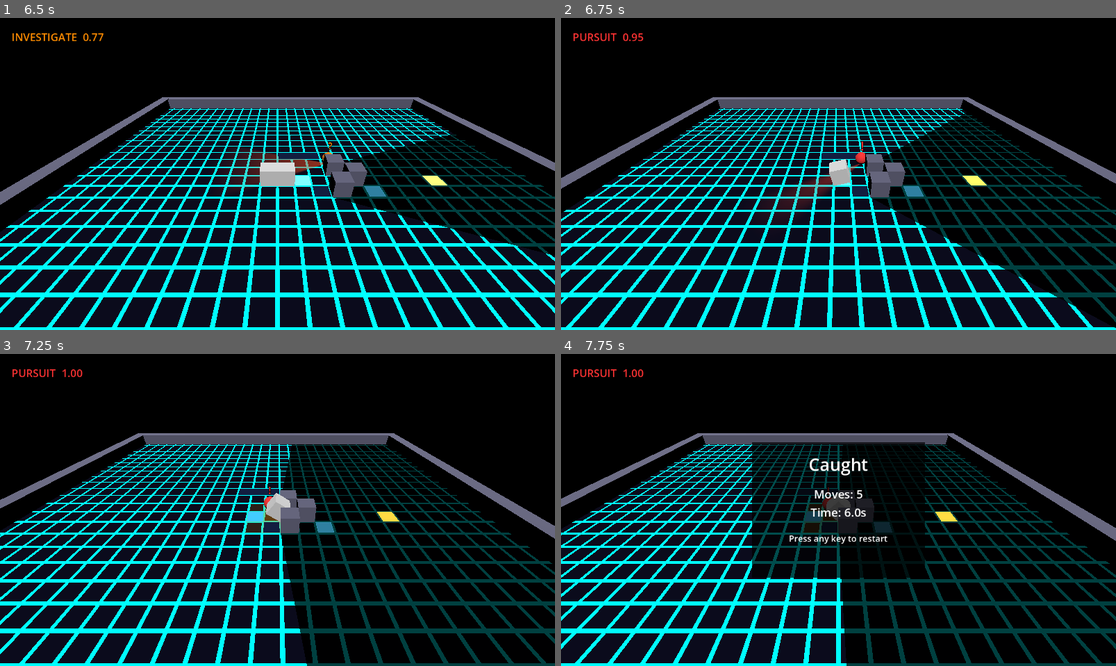
Above: before the commit, frames 1-4 (two rows, left to right).
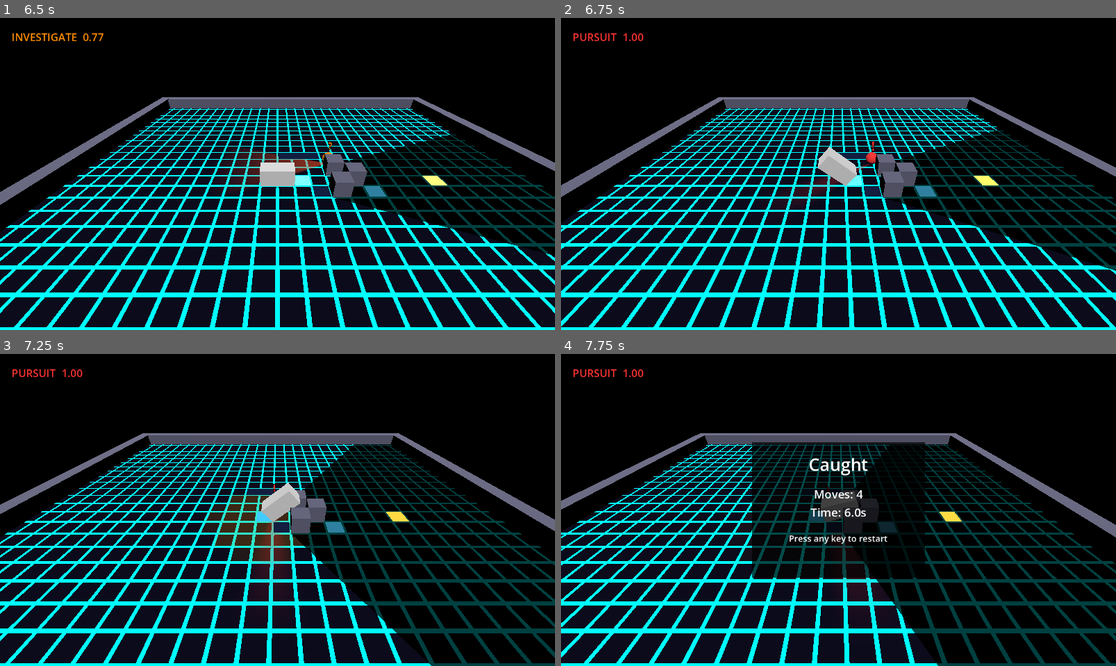
Above: after the commit, the same moments.

Repository: StevenLong/cube
Game: Godot game, scene res://main_menu.tscn
The game is run twice, just before and just after one commit, with the same random seed, the same clock (stepped at 60 frames per second) and the same inputs.
Inputs:
- Up to frame 1 (6.5 s): click "Sandbox" at 0.5 s; tap Enter at 1.25, 2.75, 4.25 s; hold Right (move_right) 1.28-2.03 s; hold Space (dodge) 1.28-2.03 s; tap E (extend) at 1.55, 2.1, 3.05 s; hold C (extend_depth_back) 2.03-2.78 s; tap Space (dodge) at 2.3, 3.5, 3.8, 5, 5.1 s; hold Right (move_right) 2.78-3.53 s; hold V (blend) 2.78-3.53 s; hold Q (extend_depth_fwd) 3.53-4.28 s; tap F (camera_tilt_down) at 3.6 s; hold E (extend) 4.28-5.03 s; hold Left (move_left) 4.28-5.78 s; tap R (camera_tilt_up) at 4.35 s; hold C (extend_depth_back) from 5.78 s (still down); hold E (extend) from 5.78 s (still down)
- Up to frame 2 (6.75 s): release C (extend_depth_back) at 6.53 s; release E (extend) at 6.53 s; hold Right (move_right) from 6.53 s (still down); tap Shift (sprint) at 6.6 s
- Up to frame 3 (7.25 s): keep holding Right (move_right); tap Space (dodge) at 6.8 s
- Up to frame 4 (7.75 s): release Right (move_right) at 7.28 s; hold Q (extend_depth_fwd) from 7.28 s (still down); hold Space (dodge) from 7.28 s (still down); tap E (extend) at 7.55 s

Frame 1 is identical in both runs. In frame 2, 24% of the frame differs, in the area x 0-100%, y 4-100%; in frame 3, 25%, in the area x 0-100%, y 25-100%; in frame 4, 19%.

Commit message:
Collapse via dodge button, plus extend-lock player-side state
Move shape-collapse off the extend button onto the dodge button (idle while
extended). Pressing a direction during the extend-hold used to re-extend when you
meant to collapse-and-move; dodge avoids that. The collapsing dodge press is
consumed until released so it can't also fire a dodge as you become a cube.

Also adds the player side of the extend-lock: an _extend_locked flag that blocks
extend/collapse and tints the cube, plus grid accessors get_dimensions /
get_footprint_min / footprint_covers / is_moving for the zones to check.

Diff:
--- a/player.gd
+++ b/player.gd
@@ -22,6 +22,7 @@
 const COLOR_NORMAL := Color(0.9, 0.9, 0.9)
 const COLOR_BLENDING := Color(0.4, 0.4, 0.45)
 const COLOR_MARKED := Color(0.25, 0.35, 0.55)
+const COLOR_LOCKED := Color(0.85, 0.5, 0.15)  # extend-locked: committed to a forced shape
 
 const EXT_LEFT  := 0
 const EXT_RIGHT := 1
@@ -62,7 +63,8 @@
 var _pending_ext := [0, 0, 0, 0, 0]
 var _tumble_distance := 1
 var _smoothed_focus := Vector3.ZERO
-var _rb_extended_this_press := false
+var _dodge_held_consumed := false  # a dodge press that collapsed an extension; suppresses dodge until released
+var _extend_locked := false
 var is_blending := false
 var _ground_material: ShaderMaterial
 var _player_material: StandardMaterial3D
@@ -83,15 +85,6 @@
 @onready var _wall_rays: Array[RayCast3D] = [
 	$WallRayN, $WallRayS, $WallRayE, $WallRayW
 ]
-
-
-func _input(event: InputEvent) -> void:
-	if event.is_action_pressed("extend"):
-		_rb_extended_this_press = false
-
-	if event.is_action_released("extend"):
-		if not _rb_extended_this_press:
-			_reset_extensions()
 
 
 func _ready() -> void:
@@ -220,6 +213,43 @@
 	# mirrors the noise size factor in _play_step.
 	var total: int = _ext[EXT_LEFT] + _ext[EXT_RIGHT] + _ext[EXT_UP] + _ext[EXT_FWD] + _ext[EXT_BACK]
 	return total
+
+
+func get_dimensions() -> Vector3i:
+	# Current cuboid dimensions in cells: (width x, height y, depth z). The
+	# extend-lock zone compares this against its required_dims.
+	return Vector3i(
+		1 + _ext[EXT_LEFT] + _ext[EXT_RIGHT],
+		1 + _ext[EXT_UP],
+		1 + _ext[EXT_FWD] + _ext[EXT_BACK]
+	)
+
+
+func set_extend_locked(value: bool) -> void:
+	_extend_locked = value
+
+
+func is_extend_locked() -> bool:
+	return _extend_locked
+
+
+func is_moving() -> bool:
+	return _tumbling or _dodging
+
+
+func get_footprint_min() -> Vector2i:
+	# Min-corner (smallest x, smallest z) cell of the cuboid footprint. Invariant to
+	# how the extension is distributed (left vs right, fwd vs back), so it pins the
+	# footprint's location regardless of how the shape was built.
+	return Vector2i(grid_pos.x - _ext[EXT_LEFT], grid_pos.y - _ext[EXT_FWD])
+
+
+func footprint_covers(cell: Vector2i) -> bool:
+	var minx: int = grid_pos.x - _ext[EXT_LEFT]
+	var minz: int = grid_pos.y - _ext[EXT_FWD]
+	var w: int = 1 + _ext[EXT_LEFT] + _ext[EXT_RIGHT]
+	var d: int = 1 + _ext[EXT_FWD] + _ext[EXT_BACK]
+	return cell.x >= minx and cell.x < minx + w and cell.y >= minz and cell.y < minz + d
 
 
 func is_dodging() -> bool:
@@ -512,21 +542,16 @@
 		_update_mesh()
 		return
 
-	if Input.is_action_pressed("extend"):
+	if Input.is_action_pressed("extend") and not _extend_locked:
 		if Input.is_action_just_pressed("move_left"):
-			_rb_extended_this_press = true
 			_try_extend(EXT_LEFT)
 		elif Input.is_action_just_pressed("move_right"):
-			_rb_extended_this_press = true
 			_try_extend(EXT_RIGHT)
 		elif Input.is_action_just_pressed("move_forward"):
-			_rb_extended_this_press = true
 			_try_extend(EXT_UP)
 		if Input.is_action_just_pressed("extend_depth_fwd"):
-			_rb_extended_this_press = true
 			_try_extend(EXT_FWD)
 		elif Input.is_action_just_pressed("extend_depth_back"):
-			_rb_extended_this_press = true
 			_try_extend(EXT_BACK)
 		_update_mesh()
 		return
@@ -540,8 +565,20 @@
 		_update_mesh()
 		return
 
+	# Collapse lives on the dodge button (idle while extended), not the extend
+	# button, so collapsing mid-move can't accidentally re-extend. The dodge press
+	# that collapses is consumed until released, so it can't also fire a dodge the
+	# instant you become a cube again.
+	if not Input.is_action_pressed("dodge"):
+		_dodge_held_consumed = false
+	if _is_extended() and not _extend_locked and Input.is_action_just_pressed("dodge"):
+		_reset_extensions()
+		_dodge_held_consumed = true
+		_update_mesh()
+		return
+
 	var move := Input.get_vector("move_left", "move_right", "move_forward", "move_back")
-	var dodge_primed := Input.is_action_pressed("dodge") and _dodge_cooldown_t <= 0.0 and not _is_extended()
+	var dodge_primed := Input.is_action_pressed("dodge") and _dodge_cooldown_t <= 0.0 and not _is_extended() and not _dodge_held_consumed
 
 	if dodge_primed and move.length() > 0.5:
 		_begin_dodge(_pick_dir(move))
@@ -731,6 +768,8 @@
 func _current_color() -> Color:
 	if is_blending:
 		return COLOR_BLENDING
+	if _extend_locked:
+		return COLOR_LOCKED
 	if _any_marked():
 		return COLOR_MARKED
 	return COLOR_NORMAL
